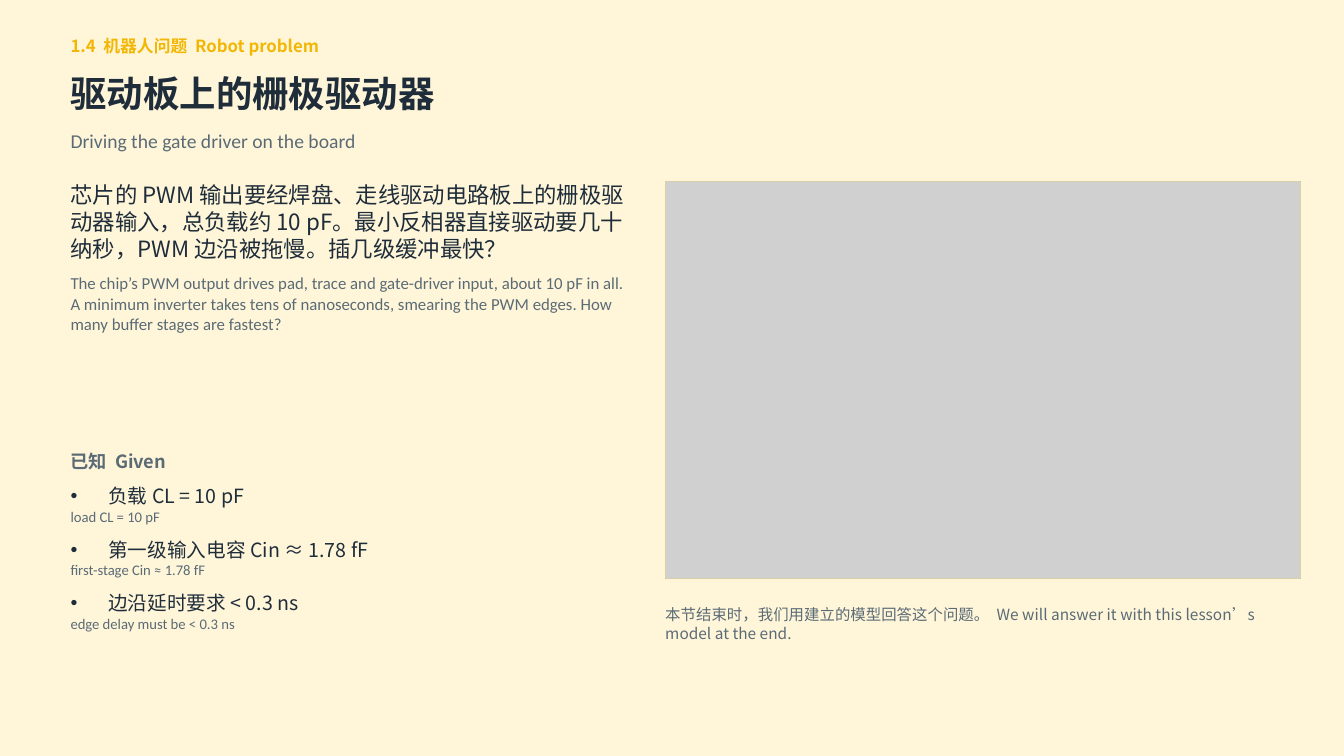
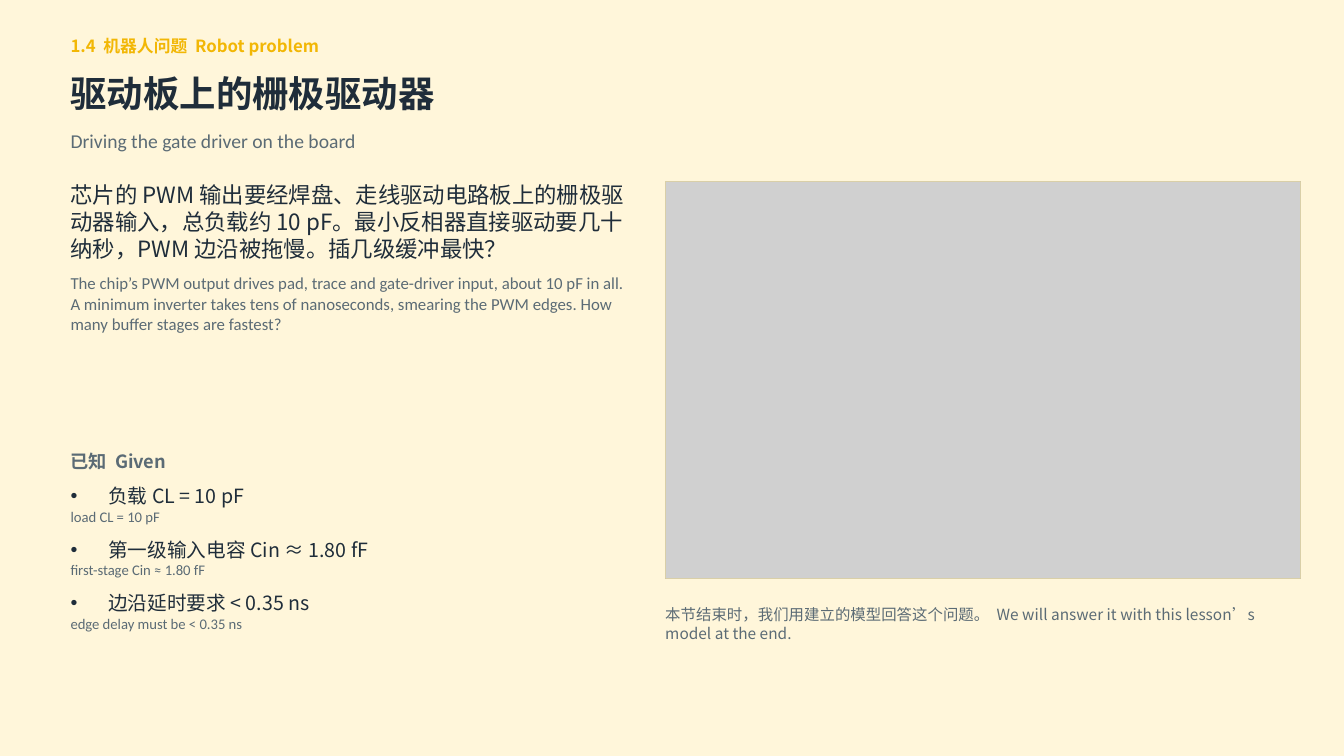
Before and after one commit to eddiezgq/WenQuest, a slide deck: slide 18 of samples/数字集成电路设计/课程资料/第1章 CMOS反相器/第一章课件.pptx. Drawn at 1344x756 pixels with LibreOffice and Linux fonts; fonts in the diff are those of the drawing; grey boxes stand for pictures. Boxes give left, top, right and bottom in pixels: in the first picture for what was removed or moved away, otherwise in the second. Text is boxed around its words. In the diff, an @@ line names an element or a change of style, - is before the commit and + after.

```diff
--- a/samples/数字集成电路设计/课程资料/第1章 CMOS反相器/第一章课件.pptx
+++ b/samples/数字集成电路设计/课程资料/第1章 CMOS反相器/第一章课件.pptx
@@ text at (71,540,368,632): text changed @@
-• 第一级输入电容 Cin ≈ 1.78 fF
-first-stage Cin ≈ 1.78 fF
-• 边沿延时要求 < 0.3 ns
-edge delay must be < 0.3 ns
+• 第一级输入电容 Cin ≈ 1.80 fF
+first-stage Cin ≈ 1.80 fF
+• 边沿延时要求 < 0.35 ns
+edge delay must be < 0.35 ns
```
Also in this commit, not shown: 11 other slides changed, 55 other files.
